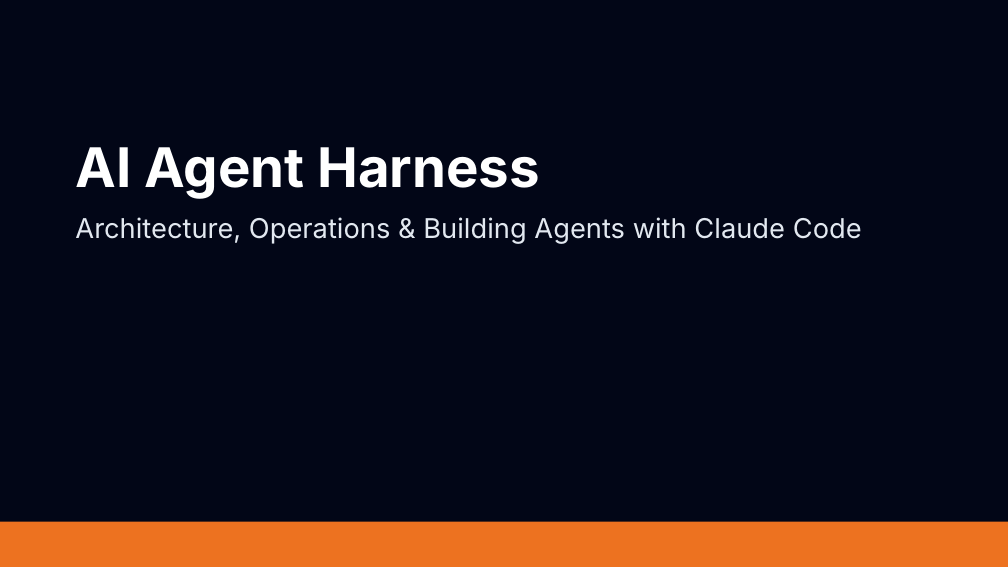
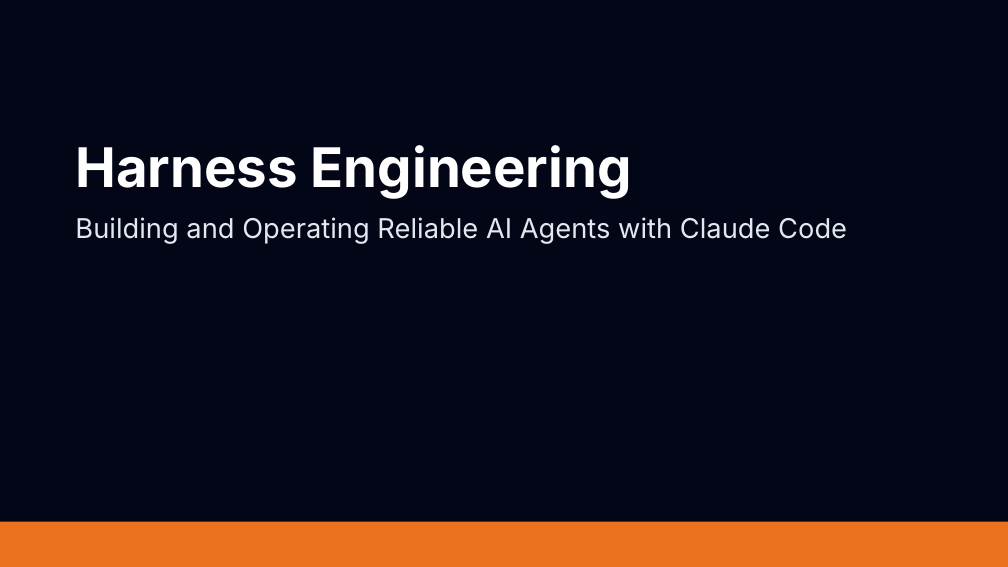
Before and after one commit to billyvu9322/harness-academy, a slide deck: slide 1 of seminar/AI-Agent-Harness-Seminar.pptx. Drawn at 1008x567 pixels with LibreOffice and Linux fonts; fonts in the diff are those of the drawing. Boxes give left, top, right and bottom in pixels: in the first picture for what was removed or moved away, otherwise in the second. Text is boxed around its words. In the diff, an @@ line names an element or a change of style, - is before the commit and + after.

```diff
--- a/seminar/AI-Agent-Harness-Seminar.pptx
+++ b/seminar/AI-Agent-Harness-Seminar.pptx
@@ text at (75, 145, 847, 244): text changed @@
-AI Agent Harness
-Architecture, Operations & Building Agents with Claude Code
+Harness Engineering
+Building and Operating Reliable AI Agents with Claude Code
```
Also in this commit, not shown: 8 other slides changed, 1 slide removed, 32 other files.
